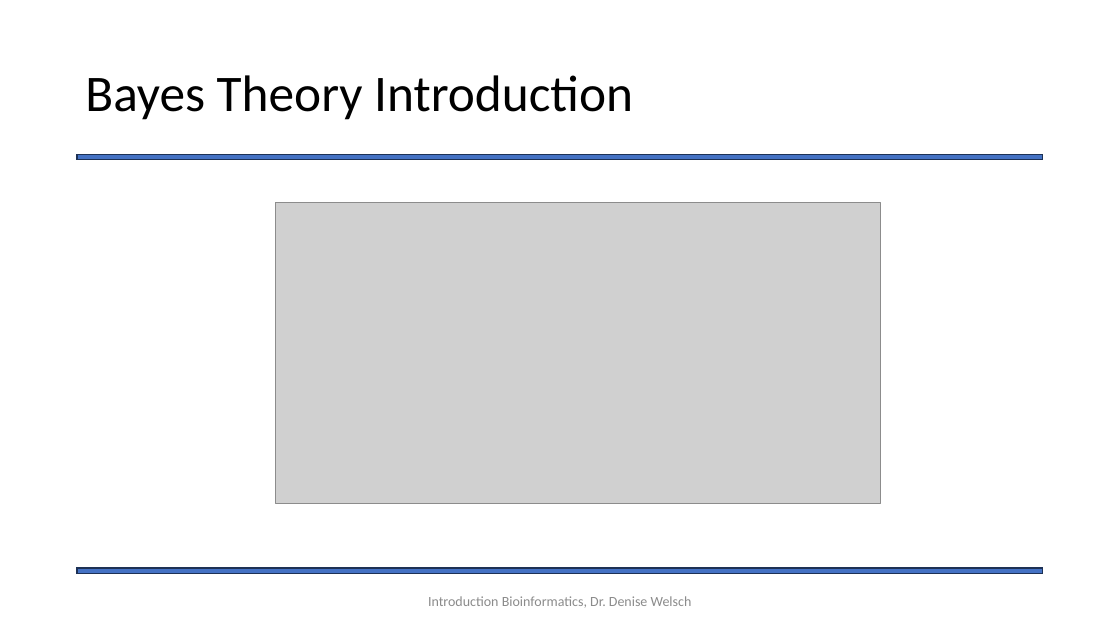
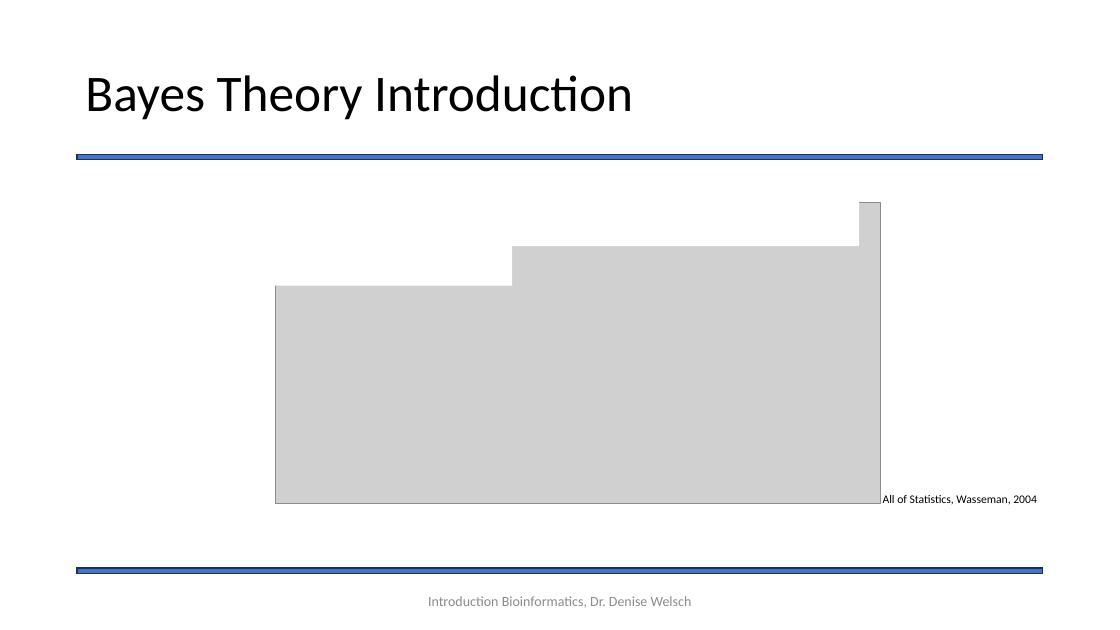
Before and after one commit to Statsomat/BayesTwoProp, a slide deck: slide 8 of documents/Introduction.pptx. Drawn at 1120x630 pixels with LibreOffice and Linux fonts; fonts in the diff are those of the drawing; grey boxes stand for pictures. Boxes give left, top, right and bottom in pixels: in the first picture for what was removed or moved away, otherwise in the second. Text is boxed around its words. In the diff, an @@ line names an element or a change of style, - is before the commit and + after.

```diff
--- a/documents/Introduction.pptx
+++ b/documents/Introduction.pptx
@@ rectangle added at (237, 191, 860, 246), fill #FFFFFF @@
@@ rectangle added at (167, 230, 513, 286), fill #FFFFFF @@
@@ text added at (883, 495, 1037, 504), 10 pt, text #000000 @@
+All of Statistics, Wasseman, 2004
```
Also in this commit, not shown: 11 other slides changed, 1 other file.
